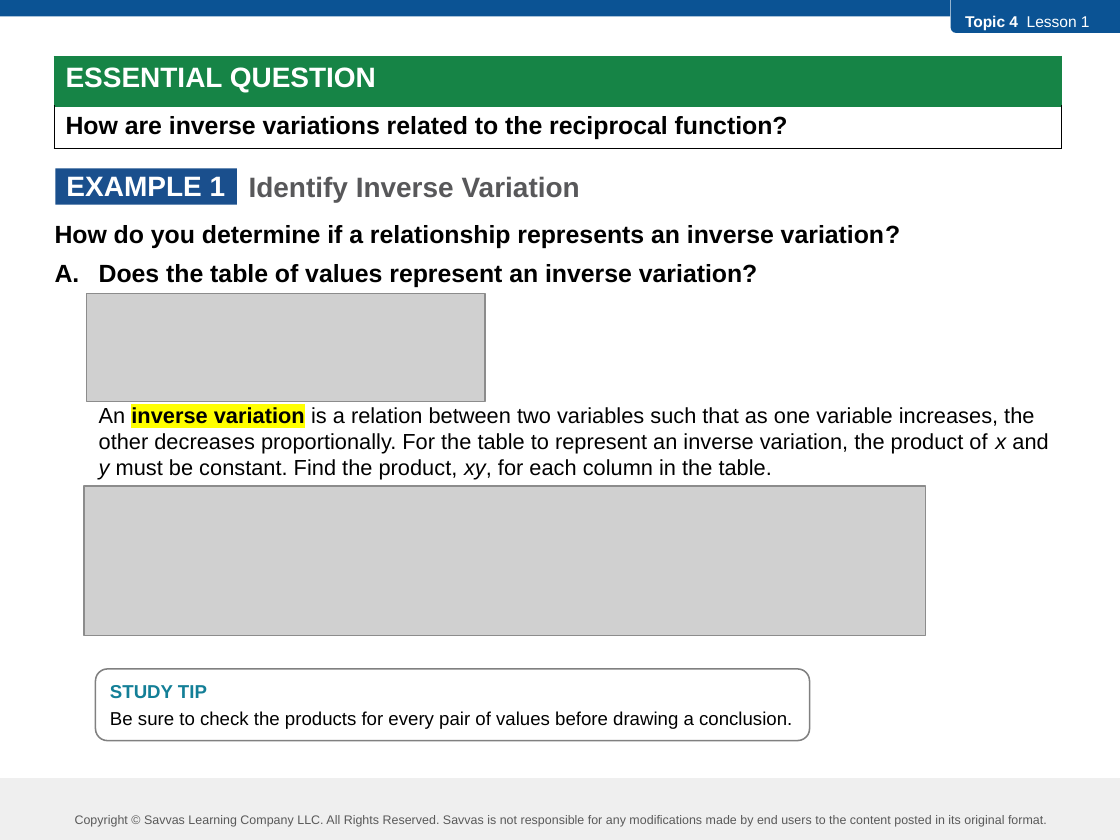
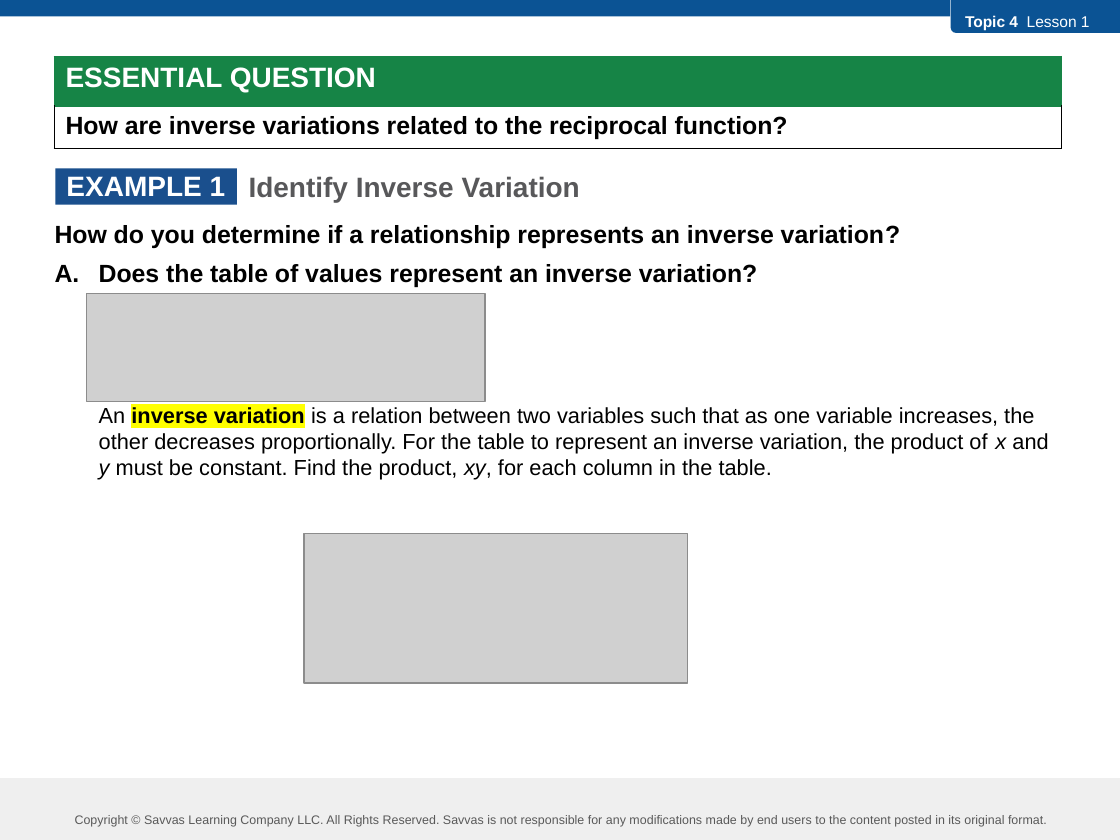
Before and after one commit to robjohncolson/feb25-25, a slide deck: slide 3 of L4-1.pptx (slide 2 before the commit). Drawn at 1120x840 pixels with LibreOffice and Linux fonts; fonts in the diff are those of the drawing; grey boxes stand for pictures. Boxes give left, top, right and bottom in pixels: in the first picture for what was removed or moved away, otherwise in the second. Text is boxed around its words. In the diff, an @@ line names an element or a change of style, - is before the commit and + after.

Commit message:
Update lecture presentation slides

```diff
--- a/L4-1.pptx
+++ b/L4-1.pptx
@@ picture: place and size @@
-picture at [84,486,925,635]
+picture at [304,534,688,683]
@@ rounded rectangle removed at [95,669,810,740] @@
-STUDY TIP
-Be sure to check the products for every pair of values before drawing a conclusion.
```
Also in this commit, not shown: 2 slides added, 1 slide removed.
